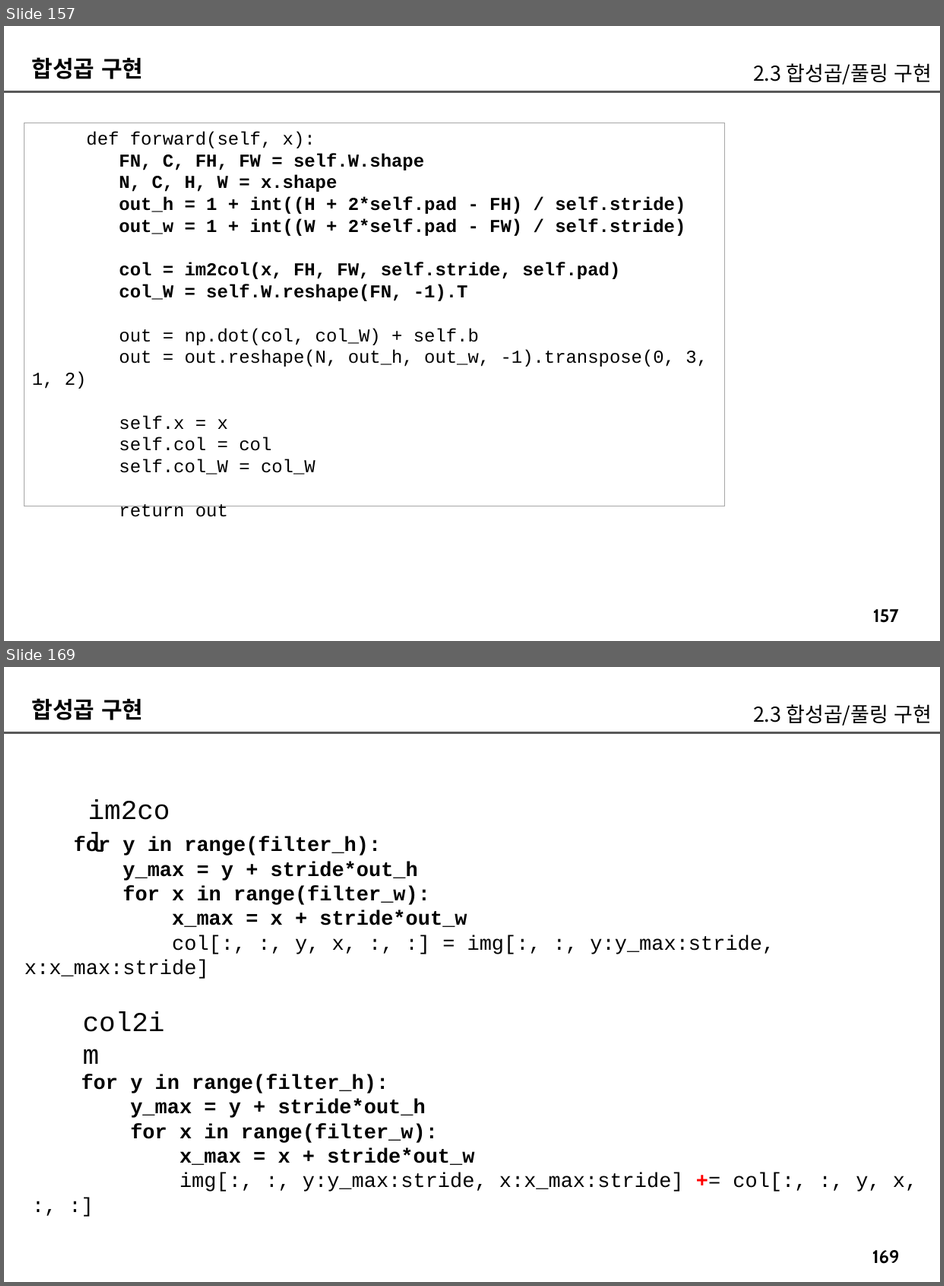
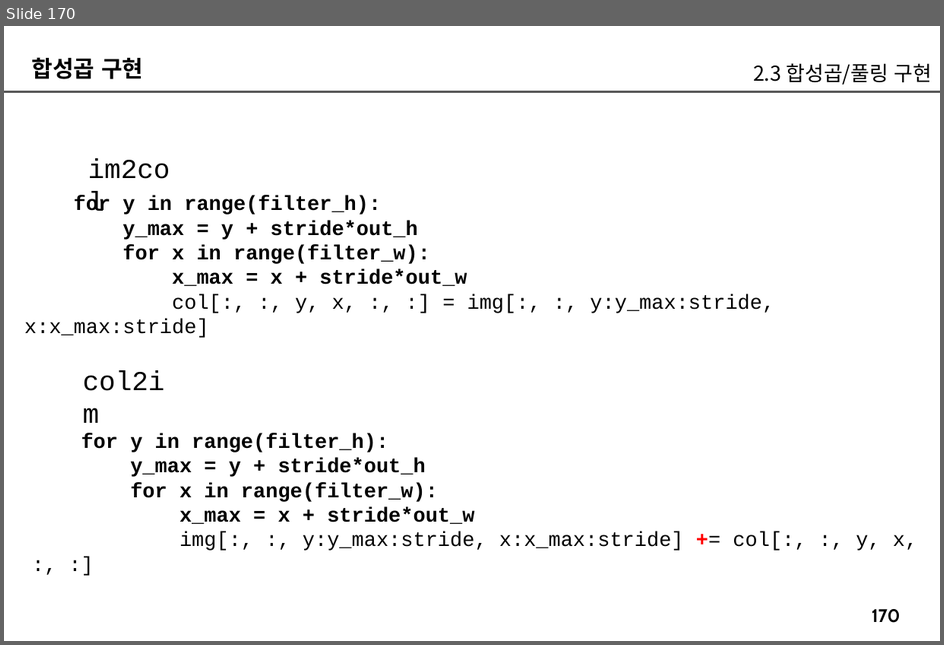
Before and after one commit to imguru-mooc/AI_CNN, a slide deck: CNN_판서.pptx. Shown one above the other, each under a label of ours: slides 157 and 169 before the commit, slide 170 after it; the slides between them are not shown. The pictures are 944x1286 and 944x645 pixels, drawn with LibreOffice and Linux fonts; fonts in the diff are those of the drawing. Boxes give left, top, right and bottom in pixels: in the first picture for what was removed or moved away, otherwise in the second. Text is boxed around its words. In the diff, an @@ line names an element or a change of style, - is before the commit and + after.

```diff
--- a/CNN_판서.pptx
+++ b/CNN_판서.pptx
@@ slide 157 removed at [4, 26, 940, 641], background #FFFFFF; not listed: 2 template elements that a slide beside it also shows @@
@@ text removed at [32, 57, 143, 79] @@
-합성곱 구현
@@ text removed at [753, 63, 933, 85] @@
-2.3 합성곱/풀링 구현
@@ rectangle removed at [24, 123, 724, 506] @@
-def forward(self, x):
-FN, C, FH, FW = self.W.shape
-N, C, H, W = x.shape
-out_h = 1 + int((H + 2*self.pad - FH) / self.stride)
-out_w = 1 + int((W + 2*self.pad - FW) / self.stride)
-col = im2col(x, FH, FW, self.stride, self.pad)
-col_W = self.W.reshape(FN, -1).T
-out = np.dot(col, col_W) + self.b
-out = out.reshape(N, out_h, out_w, -1).transpose(0, 3, 1, 2)
-self.x = x
-self.col = col
-self.col_W = col_W
-return out
@@ what was slide 169 is now slide 170 @@
@@ page number at [872, 609, 901, 623]: text changed @@
-169
+170
```
Also in this commit, not shown: 45 slides changed, 24 slides added, 8 other slides removed, 1 other file.
